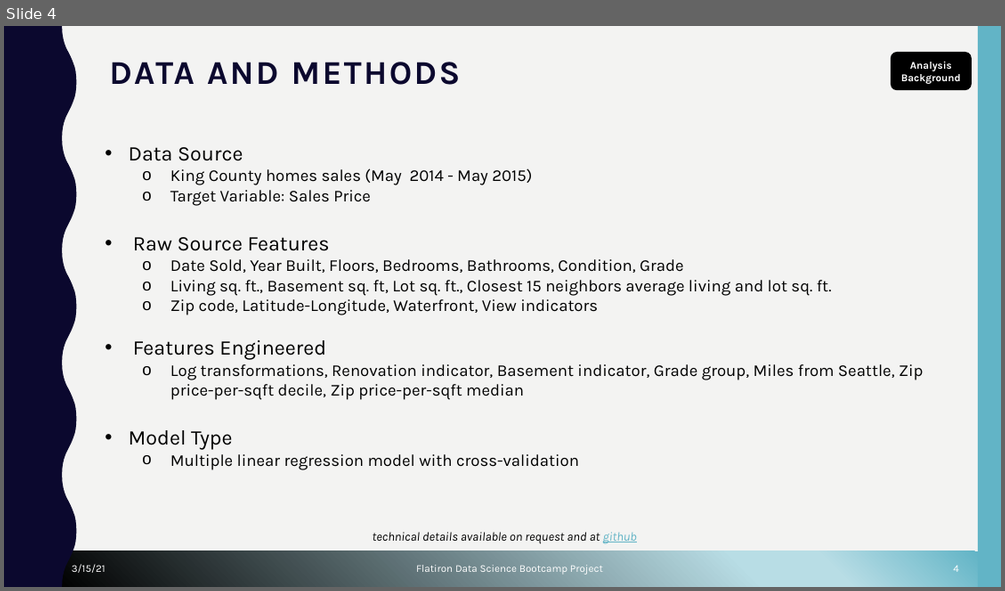
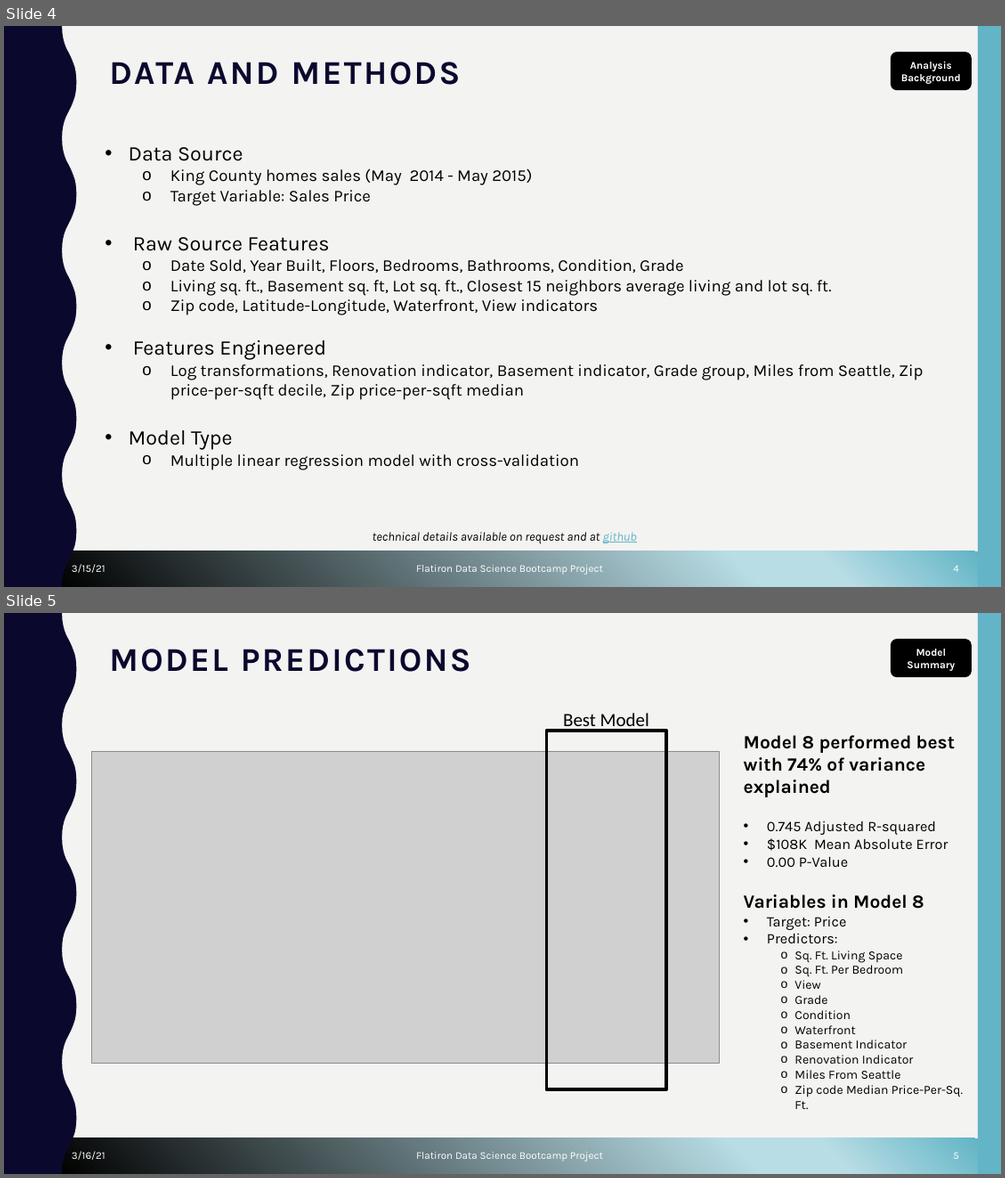
Before and after one commit to cutterback/p02-home-sales-predictive-project, a slide deck: Seattle_Home_Price_Predictive_Model.pptx. Shown one above the other, each under a label of ours: slide 4 before the commit, slides 4 and 5 after it. The pictures are 1005x591 and 1005x1178 pixels, drawn with LibreOffice and Linux fonts; fonts in the diff are those of the drawing; grey boxes stand for pictures; background and template pictures are left out. Boxes give left, top, right and bottom in pixels: in the first picture for what was removed or moved away, otherwise in the second. Text is boxed around its words. In the diff, an @@ line names an element or a change of style, - is before the commit and + after.

Commit message:
Adding model comparison plots and slides

```diff
--- a/Seattle_Home_Price_Predictive_Model.pptx
+++ b/Seattle_Home_Price_Predictive_Model.pptx
@@ slide 5 added at [4,613,1001,1174], background #F3F3F2; not listed: 3 template elements that a slide beside it also shows @@
@@ rounded rectangle added at [890,639,971,677], fill #000000, 10 pt, text #FFFFFF, bold @@
+Model Summary
@@ title added at [109,649,471,672], 32 pt, text #0B082E, bold @@
+MODEL PREDICTIONS
@@ text added at [563,713,649,731], 18 pt, text #000000 @@
+Best Model
@@ rectangle added at [546,730,666,1089], outline #000000 3 pt @@
@@ text added at [744,735,963,1109], 12 pt, text #000000 @@
+  Model 8 performed best with 74% of variance explained
+  • 0.745 Adjusted R-squared
+  • $108K Mean Absolute Error
+  • 0.00 P-Value
+  Variables in Model 8
+  • Target: Price
+  • Predictors:
+    o Sq. Ft. Living Space
+    o Sq. Ft. Per Bedroom
+    o View
+    o Grade
+    o Condition
+    o Waterfront
+    o Basement Indicator
+    o Renovation Indicator
+    o Miles From Seattle
+    o Zip code Median Price-Per-Sq. Ft.
@@ picture added at [92,751,720,1062] @@
@@ text added at [72,1151,105,1159], 10 pt, text #FFFFFF @@
+3/16/21
@@ text added at [416,1151,603,1161], 10 pt, text #FFFFFF @@
+Flatiron Data Science Bootcamp Project
@@ page number added at [953,1152,959,1159], 10 pt, text #FFFFFF @@
+5
```
Also in this commit, not shown: 1 slide changed, 2 slides removed, 1 other file.
